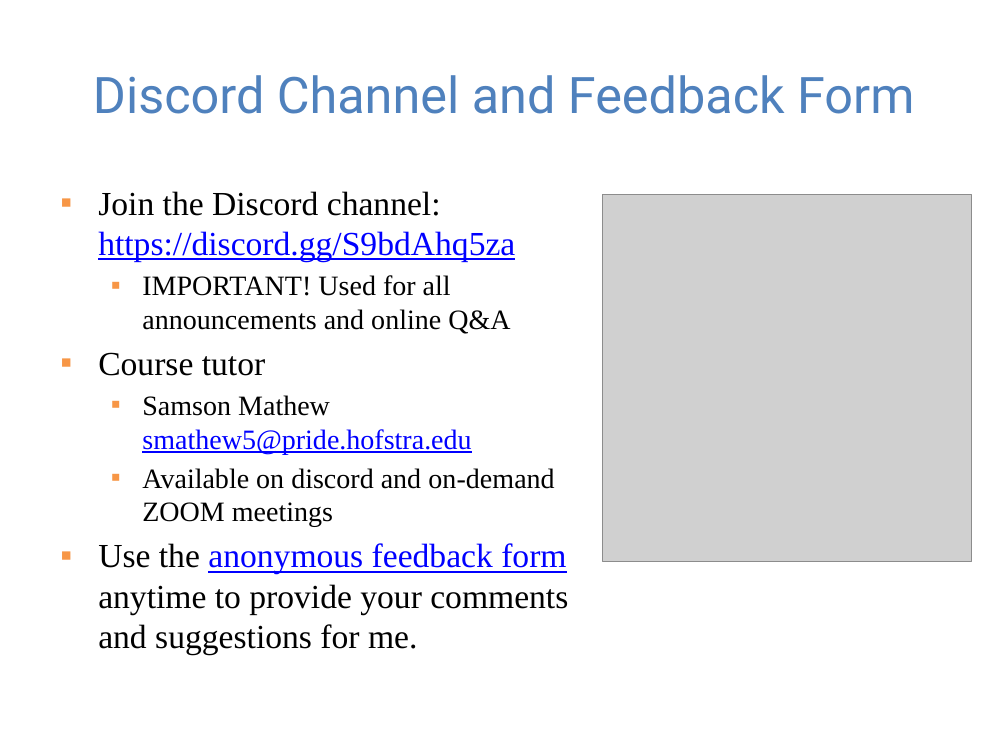
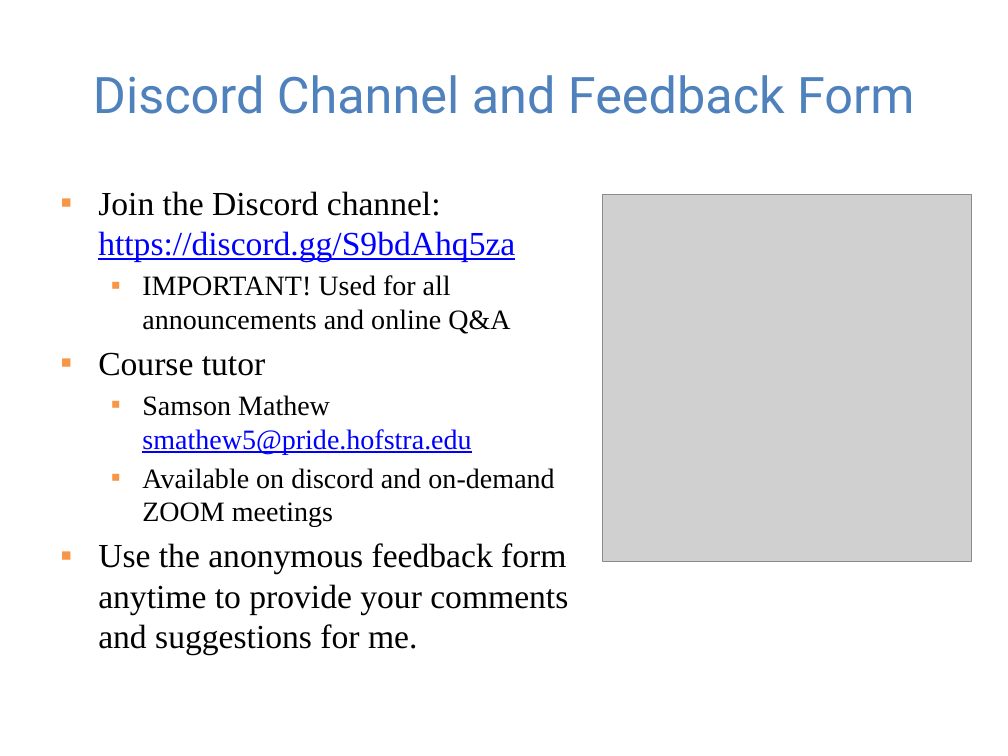
Before and after one commit to guhofstra/CSC111Sp26, a slide deck: slide 3 of PPTs/L0 course overview.pptx. Drawn at 1008x756 pixels with LibreOffice and Linux fonts; fonts in the diff are those of the drawing; grey boxes stand for pictures. Boxes give left, top, right and bottom in pixels: in the first picture for what was removed or moved away, otherwise in the second. Text is boxed around its words. In the diff, an @@ line names an element or a change of style, - is before the commit and + after.

```diff
--- a/PPTs/L0 course overview.pptx
+++ b/PPTs/L0 course overview.pptx
@@ text at (x1=98, y1=543, x2=568, y2=655): text colour #0000FF to #000000, underline off in "anonymous feedback form" @@
```
Also in this commit, not shown: 1 other slide changed, 2 other files.
